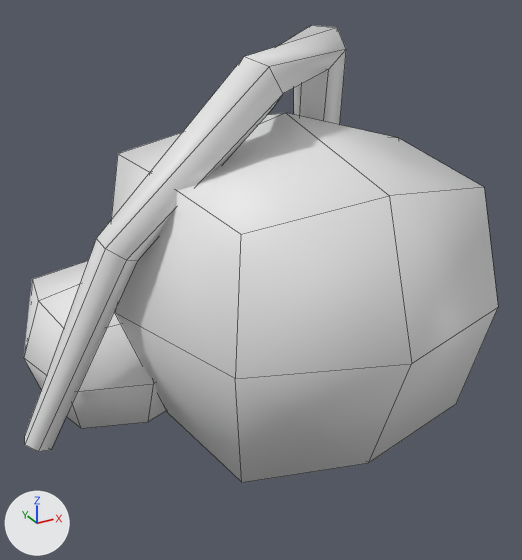
A saved change to the FBX model Assets/Models/Gates/BallValley/BallValley_Kit_Rim_End.fbx.
Before and after are seen from a camera (50 mm lens) standing at (-0.56, -1.36, 1.55) and looking at (0.62, 0.77, 0.48). Lighting does not change. The marker at lower left points along +X, +Y and +Z. The first picture is the older version. Mesh edges are drawn as thin lines. Materials are left out; every surface is plain grey. Where no turn or scale is listed for an object, it has been applied to the vertices.

Objects in the first picture: 'BallValley_Kit_Rim_End'.
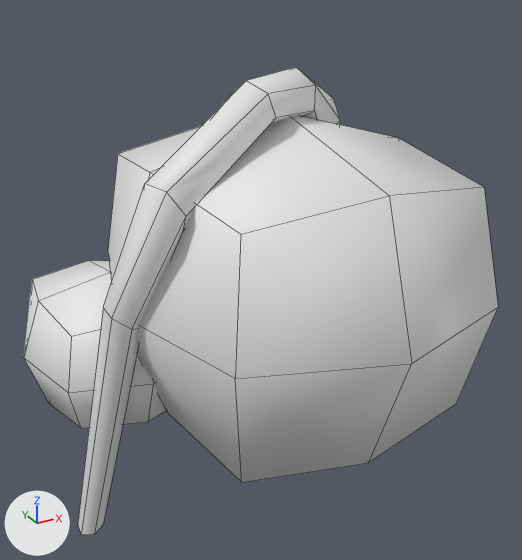
Edits to the bpy script that builds the scene:
```text
Change me_ballvalley_kit_rim_end:
    used by ob_ballvalley_kit_rim_end; location = (0.0, 0.0, 0.0)
    remove me_ballvalley_kit_rim_end.from_pydata(...)  # 82 vertices, 76 faces; spans x -0.29..1.4, y 0.0..1.58, z -0.08..1.33
    add me_ballvalley_kit_rim_end.from_pydata(...)  # 94 vertices, 84 faces; spans x -0.2..1.4, y 0.0..1.58, z -0.42..1.22
    me_ballvalley_kit_rim_end part 1
    12 vertices are removed from x -0.29..0.1, y 0.58..0.77, z 0.08..0.79
    16 faces are deleted
    12 vertices move from x 0.46..1.08, y 0.5..1.08, z 1.14..1.33 to x 0.72..1.15, y 0.75..1.21, z 0.9..1.22
    24 vertices are added at x -0.13..0.57, y 0.45..0.89, z -0.42..1.22
    24 new faces join them
```

Changed parts and their boxes (x1, y1, x2, y2) in the pictures (522 x 560 px; the box of a moved part takes in the faces that stretch with it):
'BallValley_Kit_Rim_End', reshaped
    before: (24, 25, 498, 482)
    after: (24, 67, 498, 535)
part 1 of me_ballvalley_kit_rim_end, moved or reshaped
    before: (25, 25, 346, 452)
    after: (78, 67, 340, 535)
